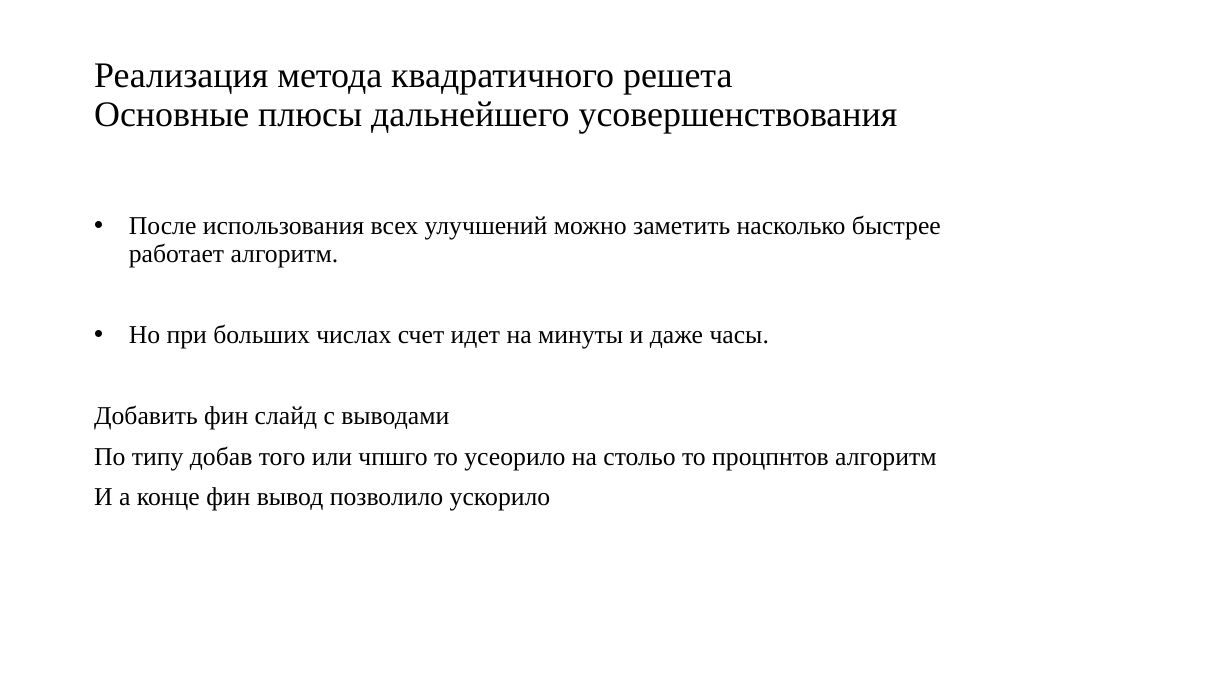
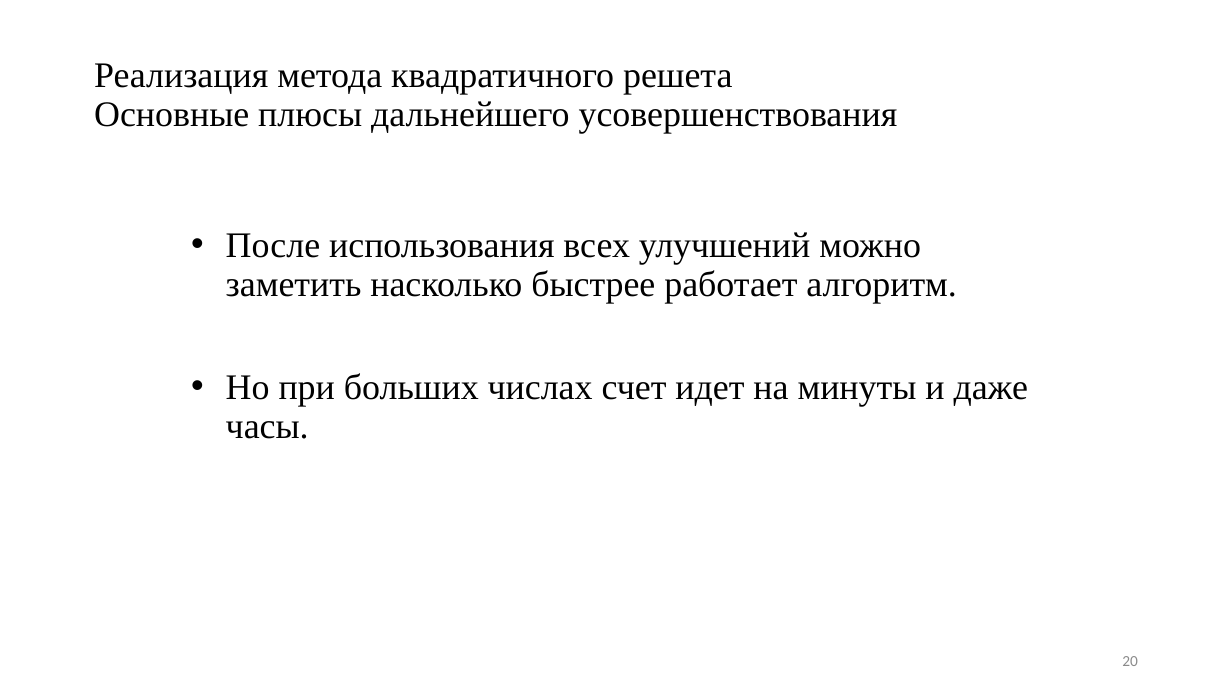
Before and after one commit to pagamov/VKR, a slide deck: slide 20 of Гамов Павел Диплом.pptx (slide 12 before the commit). Drawn at 1232x693 pixels with LibreOffice and Linux fonts; fonts in the diff are those of the drawing. Boxes give left, top, right and bottom in pixels: in the first picture for what was removed or moved away, otherwise in the second. Text is boxed around its words. In the diff, an @@ line names an element or a change of style, - is before the commit and + after.

```diff
--- a/Гамов Павел Диплом.pptx
+++ b/Гамов Павел Диплом.pptx
@@ text "После использования всех улучшений можно ...": place and size @@
-text "После использования всех улучшений можно ..." at [94, 216, 941, 511]
+text "После использования всех улучшений можно ..." at [226, 232, 1028, 439]
@@ text "После использования всех улучшений можно ..." at [226, 232, 1028, 439]: size 20 to 28 pt @@
@@ text at [94, 405, 936, 511]: paragraphs removed @@
-Добавить фин слайд с выводами
-По типу добав того или чпшго то усеорило на стольо то процпнтов алгоритм
-И а конце фин вывод позволило ускорило
@@ page number added at [1122, 656, 1138, 666], 12 pt, text #8C8C8C @@
+20
```
Also in this commit, not shown: 10 other slides changed, 10 slides added, 2 slides removed.
